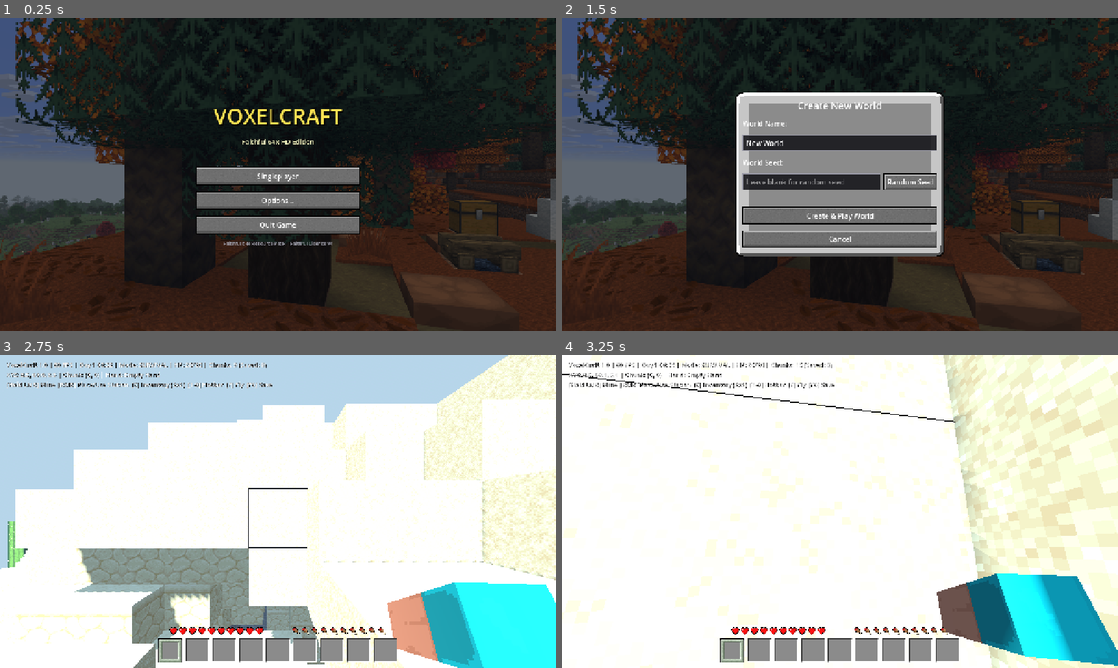
Above: before the commit, frames 1-4 (two rows, left to right).
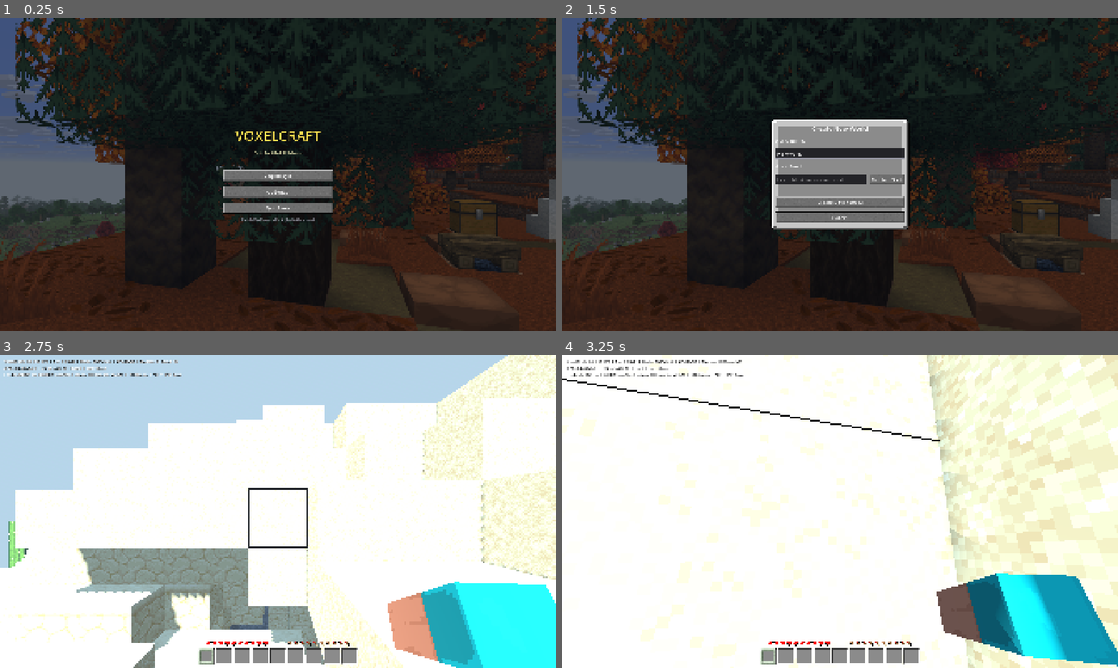
Above: after the commit, the same moments.

Repository: DimitrisMilios/VoxelCraft
Game: Godot game, scene res://scenes/ui/main_menu.tscn
Two runs of this game, one before a commit and one after it. Both use one fixed random seed, a clock stepped at 60 frames per second and the inputs below.
Inputs (mouse positions are in pixels of both pictures, inside the frame that each line leads up to):
- Up to frame 1 (0.25 s): no input
- Up to frame 2 (1.5 s): click "Singleplayer" at 0.5 s; click "Create New World" at 1.25 s
- Up to frame 3 (2.75 s): click "Create & Play World" at 2 s
- Up to frame 4 (3.25 s): tap Enter at 2.75 s; move the mouse to (867, 511) at 2.77 s; hold W (move_forward) from 2.78 s (still down); hold Shift (sprint) from 2.78 s (still down); click (867, 511) at 2.92 s; tap Space (jump) at 3.02 s

The runs differ from the first frame. In frame 1, 7.8% of the frame differs, in the area x 0-100%, y 0-100%; in frame 2, 18%; in frame 3, 8.5%; in frame 4, 18%.

Commit message:
Configure 1080p Full HD resolution, optimize batch explosion system, and provide production launcher

Diff:
--- a/project.godot
+++ b/project.godot
@@ -18,9 +18,13 @@
 
 [display]
 
-window/size/viewport_width=1280
-window/size/viewport_height=720
+window/size/viewport_width=1920
+window/size/viewport_height=1080
+window/size/window_width_override=1920
+window/size/window_height_override=1080
 window/stretch/mode="canvas_items"
+window/stretch/aspect="expand"
+window/vsync/vsync_mode=1
 
 [rendering]
 
--- a/scripts/entities/passive_mob.gd
+++ b/scripts/entities/passive_mob.gd
@@ -60,6 +60,7 @@
 
 
 func _ready() -> void:
+	add_to_group("mobs")
 	collision_layer = 4
 	collision_mask = 1
 	max_health = 20 if is_hostile() else 10
@@ -216,35 +217,14 @@
 
 
 func _trigger_creeper_explosion() -> void:
-	if get_tree() != null:
-		var sfx: Node = get_tree().get_first_node_in_group("sfx_player")
-		if sfx != null and sfx.has_method("play_sfx_at_pos"):
-			sfx.play_sfx_at_pos("creeper_explode", global_position, 4.0, 1.0, 48.0)
-
-	if _world_manager != null:
-		var center := Vector3i(floori(global_position.x), floori(global_position.y + 0.5), floori(global_position.z))
-		for dy in range(-2, 3):
-			for dx in range(-2, 3):
-				for dz in range(-2, 3):
-					if dx * dx + dy * dy + dz * dz <= 4:
-						var bpos := center + Vector3i(dx, dy, dz)
-						if bpos.y > 1:
-							var bid: int = _world_manager.get_block_world(bpos)
-							if BlockRegistry.is_solid(bid):
-								_world_manager.set_block_world(bpos, BlockRegistry.BlockId.AIR)
-								if randf() < 0.25:
-									var drop_id: int = InventoryManager.get_dropped_item_for_block(bid, InventoryManager.ItemId.DIAMOND_PICKAXE)
-									if drop_id > 0:
-										DroppedItem.spawn_drop(_world_manager, Vector3(bpos) + Vector3(0.5, 0.5, 0.5), drop_id, 1)
-
-	if _player != null and is_instance_valid(_player):
-		var dist: float = global_position.distance_to(_player.global_position)
-		if dist <= 4.5:
-			var dmg: int = maxi(2, int(round((4.5 - dist) * 2.5)))
-			_player.take_damage(dmg)
-			var push: Vector3 = (_player.global_position - global_position).normalized() * 8.5 + Vector3(0.0, 5.0, 0.0)
-			_player.velocity += push
-
+	var boom_pos: Vector3 = global_position if is_inside_tree() else position
+	if _world_manager != null and _world_manager.has_method("create_explosion"):
+		_world_manager.create_explosion(boom_pos + Vector3(0.0, 0.4, 0.0), 2.4, false, true)
+	else:
+		if get_tree() != null:
+			var sfx: Node = get_tree().get_first_node_in_group("sfx_player")
+			if sfx != null and sfx.has_method("play_sfx_at_pos"):
+				sfx.play_sfx_at_pos("creeper_explode", boom_pos, 4.0, 1.0, 48.0)
 	queue_free()
 
 
--- a/scripts/ui/voxel_hud.gd
+++ b/scripts/ui/voxel_hud.gd
@@ -204,7 +204,7 @@
 
 	if _debug_label != null and _player != null:
 		var pos: Vector3 = _player.global_position
-		var chunk_coord: Vector2i = WorldManager.world_to_chunk_coords(pos)
+		var chunk_coord: Vector2i = _world_manager.world_to_chunk_coords(pos) if _world_manager != null else Vector2i.ZERO
 		var fps: int = Engine.get_frames_per_second()
 		var held_name: String = "Empty Hand"
 		if _interactor != null:
--- a/scripts/world/world_manager.gd
+++ b/scripts/world/world_manager.gd
@@ -808,33 +808,160 @@
 func _detonate_tnt_at(center: Vector3i, visual_node: Node3D) -> void:
 	if is_instance_valid(visual_node):
 		visual_node.queue_free()
-
-	var det_pos := Vector3(center) + Vector3(0.5, 0.5, 0.5)
-	var sfx: Node = get_tree().get_first_node_in_group("sfx_player") if get_tree() != null else null
-	if sfx != null and sfx.has_method("play_sfx_at_pos"):
-		sfx.play_sfx_at_pos("explosion", det_pos, 5.0, 1.0, 60.0)
-
-	for dy in range(-3, 4):
-		for dx in range(-3, 4):
-			for dz in range(-3, 4):
-				if dx * dx + dy * dy + dz * dz <= 9:
-					var bpos: Vector3i = center + Vector3i(dx, dy, dz)
-					if bpos.y <= 1:
+	create_explosion(Vector3(center) + Vector3(0.5, 0.5, 0.5), 3.2, true, true)
+
+
+## High-performance batched explosion that destroys voxels with minimal sub-chunk mesh rebuilds,
+## pooled entity drops, chained TNT, and realistic radial falloff damage.
+func create_explosion(center: Vector3, radius: float = 3.2, is_tnt: bool = true, damage_player: bool = true) -> void:
+	if get_tree() != null:
+		var sfx: Node = get_tree().get_first_node_in_group("sfx_player")
+		if sfx != null and sfx.has_method("play_sfx_at_pos"):
+			sfx.play_sfx_at_pos("explosion", center, 5.0, 1.0, 60.0)
+
+	var center_i := Vector3i(floori(center.x), floori(center.y), floori(center.z))
+	var rad_int: int = int(ceil(radius))
+	var rad_sq: float = radius * radius
+
+	# 1. Gather all blocks to destroy and group by chunk coordinate
+	var affected_chunks: Dictionary = {} # Vector2i -> Array[Dictionary]
+	var tnt_to_chain: Array[Vector3i] = []
+	var drop_candidates: Array[int] = []
+
+	for dy in range(-rad_int, rad_int + 1):
+		var wy: int = center_i.y + dy
+		if wy <= 1 or wy >= VoxelChunk.CHUNK_SIZE_Y - 1:
+			continue
+		for dx in range(-rad_int, rad_int + 1):
+			for dz in range(-rad_int, rad_int + 1):
+				var dsq: float = float(dx * dx + dy * dy + dz * dz)
+				if dsq <= rad_sq:
+					var bpos := center_i + Vector3i(dx, dy, dz)
+					var bid: int = get_block_world(bpos)
+					if bid == BlockRegistry.BlockId.AIR:
 						continue
-					var bid: int = get_block_world(bpos)
 					if bid == BlockRegistry.BlockId.TNT:
-						ignite_tnt_at(bpos)
-					elif BlockRegistry.is_solid(bid):
-						set_block_world(bpos, BlockRegistry.BlockId.AIR)
-						if randf() < 0.32:
+						tnt_to_chain.append(bpos)
+						continue
+					if BlockRegistry.is_solid(bid):
+						if randf() < 0.28:
 							var drop_id: int = InventoryManager.get_dropped_item_for_block(bid, InventoryManager.ItemId.DIAMOND_PICKAXE)
 							if drop_id > 0:
-								DroppedItem.spawn_drop(self, Vector3(bpos) + Vector3(0.5, 0.5, 0.5), drop_id, 1)
-
-	if _player != null and is_instance_valid(_player) and _player is PlayerController:
+								drop_candidates.append(drop_id)
+
+						var cx: int = floori(float(bpos.x) / float(VoxelChunk.CHUNK_SIZE_X))
+						var cz: int = floori(float(bpos.z) / float(VoxelChunk.CHUNK_SIZE_Z))
+						var c_coord := Vector2i(cx, cz)
+						if not affected_chunks.has(c_coord):
+							affected_chunks[c_coord] = []
+						var lx: int = posmod(bpos.x, VoxelChunk.CHUNK_SIZE_X)
+						var lz: int = posmod(bpos.z, VoxelChunk.CHUNK_SIZE_Z)
+						affected_chunks[c_coord].append({
+							"lx": lx,
+							"ly": wy,
+							"lz": lz,
+							"wx": bpos.x,
+							"wz": bpos.z,
+						})
+
+	# 2. Batch apply block clearance & rebuild only unique sub-chunks
+	for c_coord_var in affected_chunks:
+		var c_coord: Vector2i = c_coord_var
+		if not _active_chunks.has(c_coord):
+			continue
+		var chunk: VoxelChunk = _active_chunks[c_coord]
+		var block_list: Array = affected_chunks[c_coord]
+		var sub_indices: Dictionary = {}
+		var neighbor_rebuild: Dictionary = {}
+
+		for b in block_list:
+			chunk.set_block_local(b["lx"], b["ly"], b["lz"], BlockRegistry.BlockId.AIR, false)
+			var sub_idx: int = clampi(b["ly"] / VoxelChunk.SUB_CHUNK_HEIGHT, 0, VoxelChunk.SUB_CHUNK_COUNT - 1)
+			sub_indices[sub_idx] = true
+
+			var local_sub_y: int = b["ly"] % VoxelChunk.SUB_CHUNK_HEIGHT
+			if local_sub_y == 0 and sub_idx > 0:
+				sub_indices[sub_idx - 1] = true
+			elif local_sub_y == VoxelChunk.SUB_CHUNK_HEIGHT - 1 and sub_idx < VoxelChunk.SUB_CHUNK_COUNT - 1:
+				sub_indices[sub_idx + 1] = true
+
+			# Neighbor chunk boundaries
+			if b["lx"] <= 1:
+				var n_coord: Vector2i = c_coord + Vector2i(-1, 0)
+				if not neighbor_rebuild.has(n_coord): neighbor_rebuild[n_coord] = {}
+				neighbor_rebuild[n_coord][sub_idx] = true
+			elif b["lx"] >= VoxelChunk.CHUNK_SIZE_X - 2:
+				var n_coord: Vector2i = c_coord + Vector2i(1, 0)
+				if not neighbor_rebuild.has(n_coord): neighbor_rebuild[n_coord] = {}
+				neighbor_rebuild[n_coord][sub_idx] = true
+
+			if b["lz"] <= 1:
+				var n_coord: Vector2i = c_coord + Vector2i(0, -1)
+				if not neighbor_rebuild.has(n_coord): neighbor_rebuild[n_coord] = {}
+				neighbor_rebuild[n_coord][sub_idx] = true
+			elif b["lz"] >= VoxelChunk.CHUNK_SIZE_Z - 2:
+				var n_coord: Vector2i = c_coord + Vector2i(0, 1)
+				if not neighbor_rebuild.has(n_coord): neighbor_rebuild[n_coord] = {}
+				neighbor_rebuild[n_coord][sub_idx] = true
+
+		# Single mirror buffer & storage update per affected chunk
+		var v_buf: PackedByteArray = chunk.get_voxels_buffer()
+		_mirror_mutex.lock()
+		_chunk_voxel_mirror[c_coord] = v_buf
+		_mirror_mutex.unlock()
+
+		_storage.store_modified_chunk(
+			c_coord,
+			v_buf,
+			chunk.get_highest_solid_y(),
+			false
+		)
+
+		# Rebuild unique sub-chunks in this chunk
+		chunk._ensure_child_nodes()
+		for s_idx in sub_indices.keys():
+			chunk._apply_single_sub_chunk(s_idx, chunk._build_single_sub_chunk_data(s_idx))
+
+		# Rebuild neighbor sub-chunks
+		for n_coord in neighbor_rebuild:
+			if _active_chunks.has(n_coord):
+				var n_chunk: VoxelChunk = _active_chunks[n_coord]
+				n_chunk._ensure_child_nodes()
+				for s_idx in neighbor_rebuild[n_coord].keys():
+					n_chunk._apply_single_sub_chunk(s_idx, n_chunk._build_single_sub_chunk_data(s_idx))
+
+	# 3. Spawn pooled drops (capped to max 8 to prevent physics entity lag)
+	var max_drops := mini(8, drop_candidates.size())
+	for i in range(max_drops):
+		var drop_item_id: int = drop_candidates[i]
+		var spawn_pos: Vector3 = center + Vector3(randf_range(-1.2, 1.2), randf_range(0.2, 1.2), randf_range(-1.2, 1.2))
+		DroppedItem.spawn_drop(self, spawn_pos, drop_item_id, 1)
+
+	# 4. Chain TNT
+	for tnt_pos in tnt_to_chain:
+		ignite_tnt_at(tnt_pos)
+
+	# 5. Entity Damage & Knockback to Player
+	if damage_player and _player != null and is_instance_valid(_player) and _player is PlayerController:
 		var p_ctrl := _player as PlayerController
-		var dist: float = p_ctrl.global_position.distance_to(Vector3(center) + Vector3(0.5, 0.5, 0.5))
-		if dist <= 6.0:
-			var dmg: int = maxi(2, int(round((6.0 - dist) * 2.4)))
+		var p_pos: Vector3 = p_ctrl.global_position if p_ctrl.is_inside_tree() else p_ctrl.position
+		var dist: float = p_pos.distance_to(center)
+		var max_dmg_dist: float = radius * 1.6
+		if dist <= max_dmg_dist:
+			var dmg: int = maxi(2, int(round((max_dmg_dist - dist) * 2.5)))
 			p_ctrl.take_damage(dmg)
-			p_ctrl.velocity += (p_ctrl.global_position - Vector3(center)).normalized() * 10.0 + Vector3(0.0, 6.0, 0.0)
+			var push_dir: Vector3 = (p_pos - center).normalized()
+			if push_dir.length_squared() < 0.01:
+				push_dir = Vector3.UP
+			p_ctrl.velocity += push_dir * 11.0 + Vector3(0.0, 5.5, 0.0)
+
+	# 6. Entity Damage & Knockback to nearby Mobs
+	var mobs: Array = get_tree().get_nodes_in_group("mobs") if get_tree() != null else []
+	for m in mobs:
+		if is_instance_valid(m) and m is PassiveMob:
+			var m_mob := m as PassiveMob
+			var m_pos: Vector3 = m_mob.global_position if m_mob.is_inside_tree() else m_mob.position
+			var m_dist: float = m_pos.distance_to(center)
+			if m_dist <= radius * 1.8:
+				var m_dmg: int = maxi(2, int(round((radius * 1.8 - m_dist) * 3.0)))
+				m_mob.on_hit_by_player(center, m_dmg)
Not shown, added: export_presets.cfg
Not shown, changed: .gitignore
Not shown, added: build_game.bat
Not shown, added: run_game.bat
